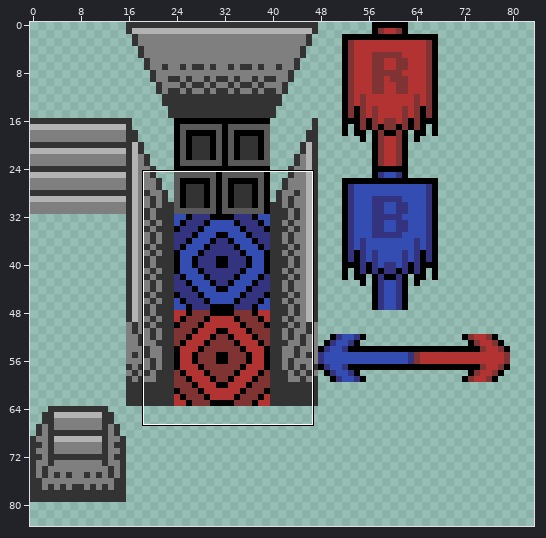
File history of a sprite sheet, data/tilesets/metal-base.tiles.png. Above, an overview of the earlier version with the close-up marked.
Close-up. Old version:
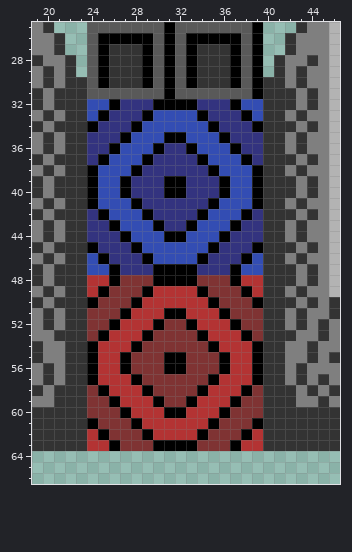
The file is 320x240 pixels. Shown: x 19..46, y 25..66. The wide view leaves out empty margins.
After the commit:
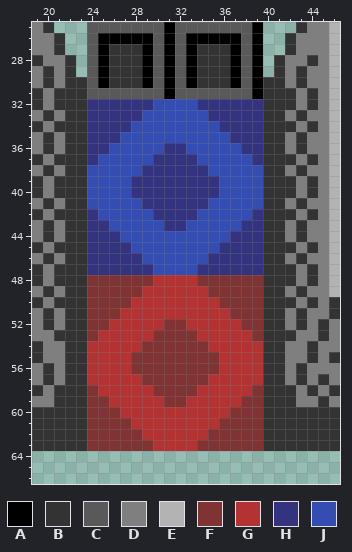
Palette (. is transparent): A #000000  B #333333  C #595959  D #7f7f7f  E #b3b3b3  F #7f3333  G #b33333  H #33337f  J #334db3
The exact change:
@@ x 19..46 @@
 31 BDBBBCCCCCCCACCCCCCCABBBDBDE
-32 BDBBBJJAHHHAAAAHHHAJJBBBDBDE
-33 DBDBBJAHHHAJJJJAHHHAJBBDBDDE
-34 BDBBBAHHHAJJJJJJAHHHABBBDBDE
-35 DBDBBHHHAJJJAAJJJAHHHBBDBDDE
-36 DBDBBHHAJJJAHHAJJJAHHBBDBDDE
-37 BDBBBHAJJJAHHHHAJJJAHBBBDBDE
-38 DBDBBAJJJAHHHHHHAJJJABBDBDDE
-39 BDBBBAJJAHHHAAHHHAJJABBBDBDE
-40 BDBBBAJJAHHHAAHHHAJJABBBDBDE
-41 DBDBBAJJJAHHHHHHAJJJABBDBDDE
-42 BDBBBHAJJJAHHHHAJJJAHBBBDBDE
-43 DBDBBHHAJJJAHHAJJJAHHBBDBDDE
-44 DBDBBHHHAJJJAAJJJAHHHBBDBDDE
-45 BDBBBAHHHAJJJJJJAHHHABBBDBDE
-46 DBDBBJAHHHAJJJJAHHHAJBBDBDDE
-47 BDBBBJJAHHHAAAAHHHAJJBBBDBDE
-48 BDBBBGGAFFFAAAAFFFAGGBBBDBDE
-49 DBDBBGAFFFAGGGGAFFFAGBBDBDDE
-50 BDBBBAFFFAGGGGGGAFFFABBBDBDB
-51 DBDBBFFFAGGGAAGGGAFFFBBDBDDB
-52 DBDBBFFAGGGAFFAGGGAFFBBDBDBD
-53 DDBBBFAGGGAFFFFAGGGAFBBBDDBD
-54 BDDBBAGGGAFFFFFFAGGGABBDDBDD
-55 BDDBBAGGAFFFAAFFFAGGABBDDBDB
-56 DBDBBAGGAFFFAAFFFAGGABBDBDDD
-57 DBDBBAGGGAFFFFFFAGGGABBDBDBD
-58 BDBBBFAGGGAFFFFAGGGAFBBBDBDB
-59 DDBBBFFAGGGAFFAGGGAFFBBBDDBD
-60 BBBBBFFFAGGGAAGGGAFFFBBBBBBB
-61 BBBBBAFFFAGGGGGGAFFFABBBBBBB
-62 BBBBBGAFFFAGGGGAFFFAGBBBBBBB
-63 BBBBBGGAFFFAAAAFFFAGGBBBBBBB
+32 BDBBBHHHHHHJJJJHHHHHHBBBDBDE
+33 DBDBBHHHHHJJJJJJHHHHHBBDBDDE
+34 BDBBBHHHHJJJJJJJJHHHHBBBDBDE
+35 DBDBBHHHJJJJJJJJJJHHHBBDBDDE
+36 DBDBBHHJJJJJHHJJJJJHHBBDBDDE
+37 BDBBBHJJJJJHHHHJJJJJHBBBDBDE
+38 DBDBBJJJJJHHHHHHJJJJJBBDBDDE
+39 BDBBBJJJJHHHHHHHHJJJJBBBDBDE
+40 BDBBBJJJJHHHHHHHHJJJJBBBDBDE
+41 DBDBBJJJJJHHHHHHJJJJJBBDBDDE
+42 BDBBBHJJJJJHHHHJJJJJHBBBDBDE
+43 DBDBBHHJJJJJHHJJJJJHHBBDBDDE
+44 DBDBBHHHJJJJJJJJJJHHHBBDBDDE
+45 BDBBBHHHHJJJJJJJJHHHHBBBDBDE
+46 DBDBBHHHHHJJJJJJHHHHHBBDBDDE
+47 BDBBBHHHHHHJJJJHHHHHHBBBDBDE
+48 BDBBBFFFFFFGGGGFFFFFFBBBDBDE
+49 DBDBBFFFFFGGGGGGFFFFFBBDBDDE
+50 BDBBBFFFFGGGGGGGGFFFFBBBDBDB
+51 DBDBBFFFGGGGGGGGGGFFFBBDBDDB
+52 DBDBBFFGGGGGFFGGGGGFFBBDBDBD
+53 DDBBBFGGGGGFFFFGGGGGFBBBDDBD
+54 BDDBBGGGGGFFFFFFGGGGGBBDDBDD
+55 BDDBBGGGGFFFFFFFFGGGGBBDDBDB
+56 DBDBBGGGGFFFFFFFFGGGGBBDBDDD
+57 DBDBBGGGGGFFFFFFGGGGGBBDBDBD
+58 BDBBBFGGGGGFFFFGGGGGFBBBDBDB
+59 DDBBBFFGGGGGFFGGGGGFFBBBDDBD
+60 BBBBBFFFGGGGGGGGGGFFFBBBBBBB
+61 BBBBBFFFFGGGGGGGGFFFFBBBBBBB
+62 BBBBBFFFFFGGGGGGFFFFFBBBBBBB
+63 BBBBBFFFFFFGGGGFFFFFFBBBBBBB
 64 ............................
Pixel boxes of the changes (left, top, right, bottom) in both close-ups:
changed: (87, 99, 263, 451)
